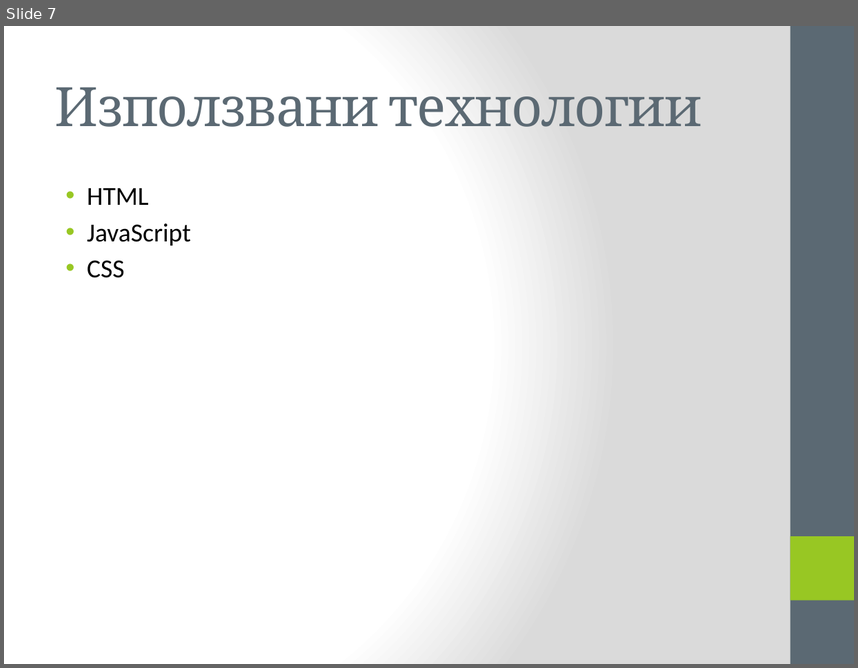
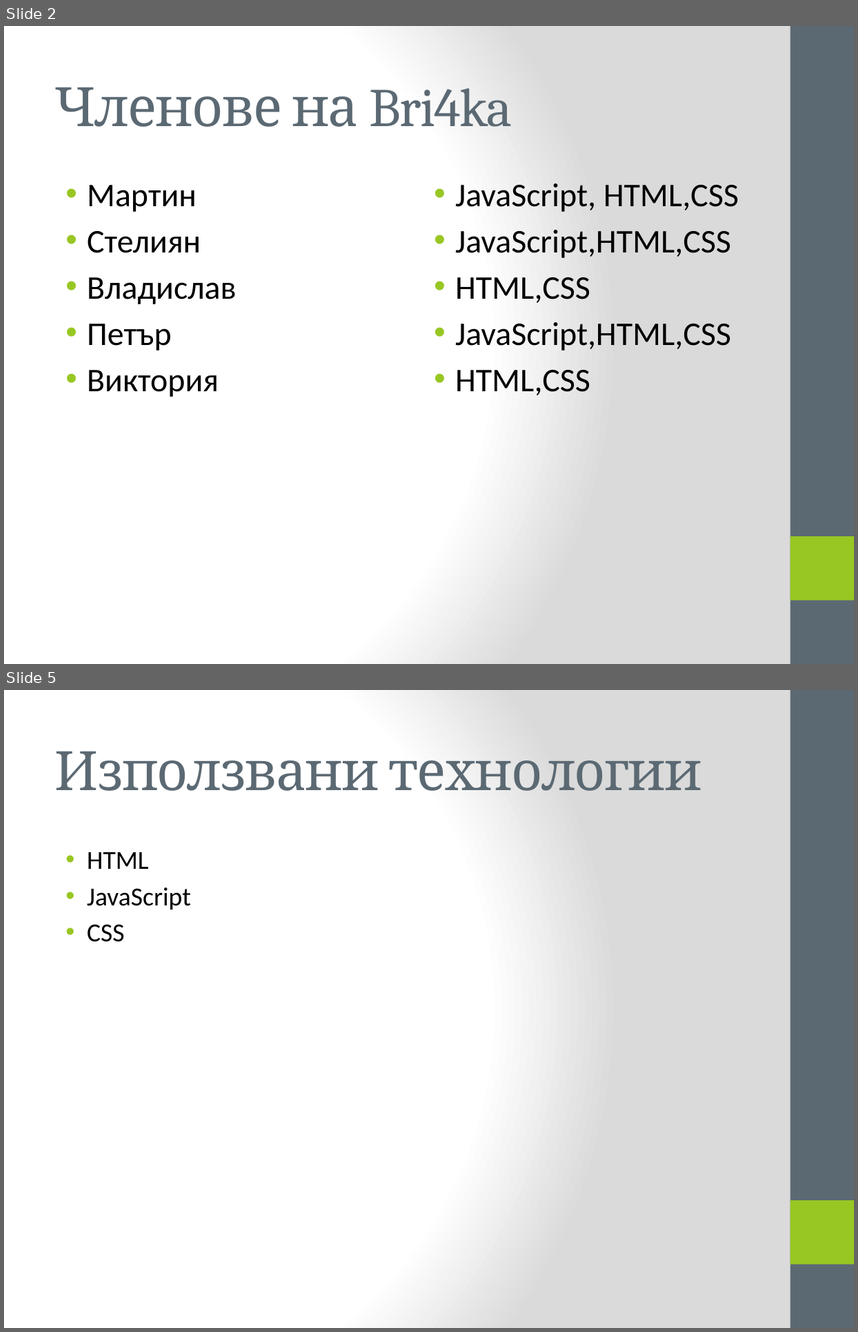
Before and after one commit to marti456/bri4ka-hacktues, a slide deck: Здравно-профилактична платформа.pptx. Shown one above the other, each under a label of ours: slide 7 before the commit, slides 2 and 5 after it; the slides between them are not shown. The pictures are 858x668 and 858x1332 pixels, drawn with LibreOffice and Linux fonts; fonts in the diff are those of the drawing. Boxes give left, top, right and bottom in pixels: in the first picture for what was removed or moved away, otherwise in the second. Text is boxed around its words. In the diff, an @@ line names an element or a change of style, - is before the commit and + after.

```diff
--- a/Здравно-профилактична платформа.pptx
+++ b/Здравно-профилактична платформа.pptx
@@ slide 2 added at [4,26,854,664], background gradient #FFFFFF to #DADADA; not listed: 2 template elements that a slide beside it also shows @@
@@ title added at [55,87,512,127], 46 pt, text #5B6973 @@
+Членове на Bri4ka
@@ text added at [87,185,236,397], 28 pt, text #000000 @@
+• Мартин
+• Стелиян
+• Владислав
+• Петър
+• Виктория
@@ text added at [455,183,739,395], 28 pt, text #000000 @@
+• JavaScript, HTML,CSS
+• JavaScript,HTML,CSS
+• HTML,CSS
+• JavaScript,HTML,CSS
+• HTML,CSS
@@ what was slide 7 is now slide 5 @@
```
Also in this commit, not shown: 4 slides changed, 3 slides removed.
